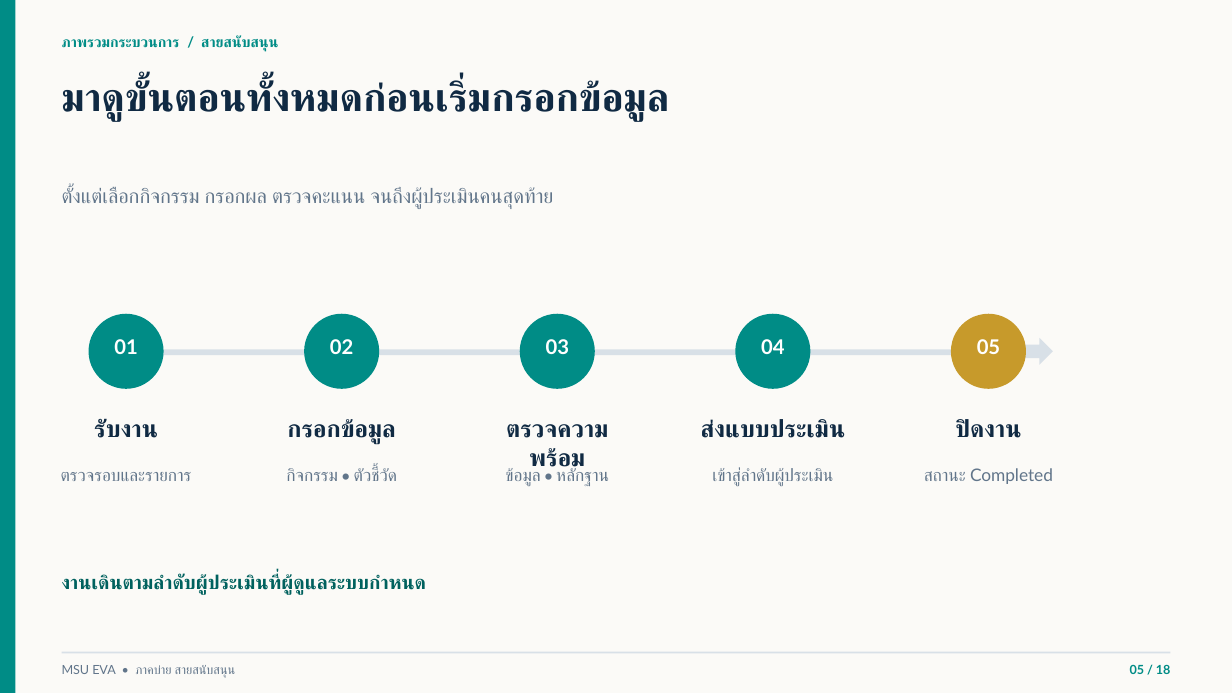
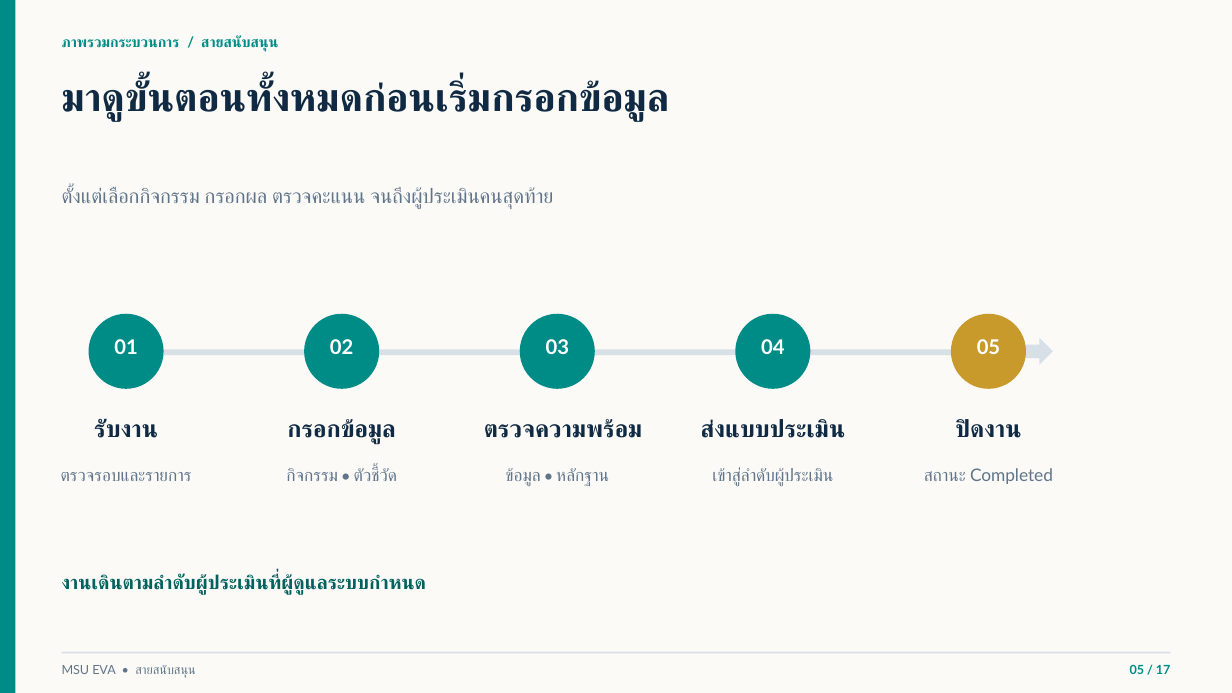
Before and after one commit to issenkku/issenkku-msu_eva-pass2, a slide deck: slide 5 of docs/MSU-EVA-อบรมสายสนับสนุน-ฉบับวิทยากร.pptx. Drawn at 1232x693 pixels with LibreOffice and Linux fonts; fonts in the diff are those of the drawing; background and template pictures are left out. Boxes give left, top, right and bottom in pixels: in the first picture for what was removed or moved away, otherwise in the second. Text is boxed around its words. In the diff, an @@ line names an element or a change of style, - is before the commit and + after.

```diff
--- a/docs/MSU-EVA-อบรมสายสนับสนุน-ฉบับวิทยากร.pptx
+++ b/docs/MSU-EVA-อบรมสายสนับสนุน-ฉบับวิทยากร.pptx
@@ text "ตรวจความพร้อม" rewrapped from (529,448,585,474) to (484,419,643,438) @@
@@ text at (62,665,196,678): text changed @@
-MSU EVA • ภาคบ่าย สายสนับสนุน
+MSU EVA • สายสนับสนุน
@@ text at (1130,665,1171,674): text changed @@
-05 / 18
+05 / 17
```
Also in this commit, not shown: 16 other slides changed, 1 slide removed, 8 other files.
